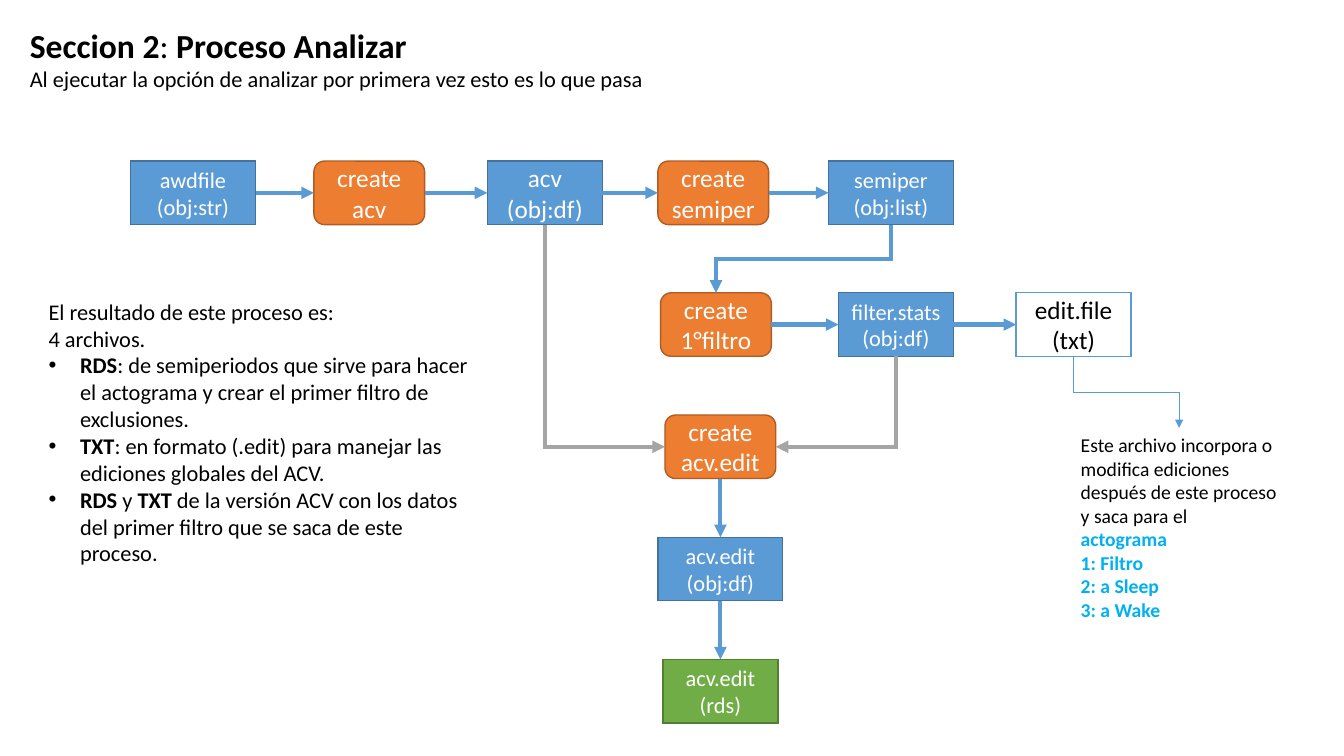
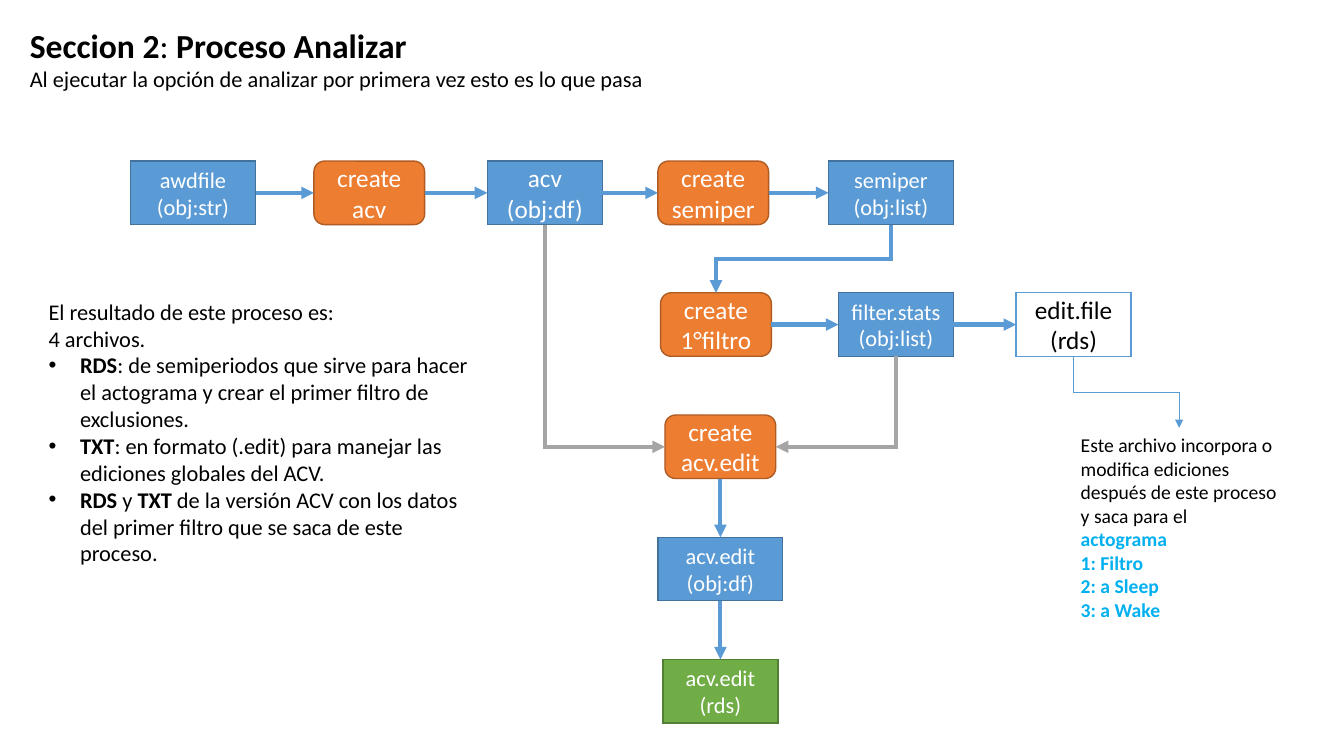
Before and after one commit to olitroski/Actigrafia, a slide deck: slide 7 of flujo edicion.pptx. Drawn at 1344x756 pixels with LibreOffice and Linux fonts; fonts in the diff are those of the drawing. Boxes give left, top, right and bottom in pixels: in the first picture for what was removed or moved away, otherwise in the second. Text is boxed around its words. In the diff, an @@ line names an element or a change of style, - is before the commit and + after.

```diff
--- a/flujo edicion.pptx
+++ b/flujo edicion.pptx
@@ text in rectangle at bbox=[859, 330, 934, 350]: text changed @@
-(obj:df)
+(obj:list)
@@ text in rectangle at bbox=[1050, 330, 1097, 353]: text changed @@
-(txt)
+(rds)
```
Also in this commit, not shown: 2 other slides changed, 18 other files.
